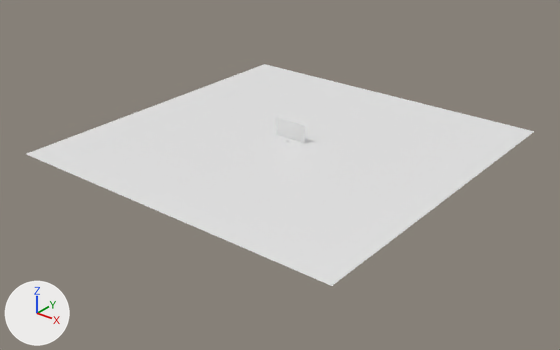
One commit to the Blender file boombox.blend: the scene before it, then after it.
Before and after are seen from a camera (50 mm lens) standing at (243.0, -311.0, 171.0) and looking at (2.0, -9.0, -16.0). Lighting does not change. The marker at lower left points along +X, +Y and +Z.
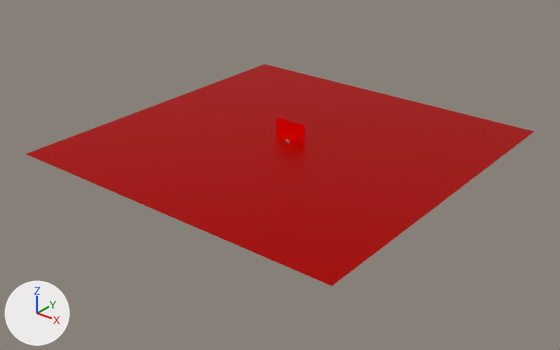
Changed parts and their boxes [x1, y1, x2, y2] in the pictures (560 x 350 px):
'Plane', recoloured (white to red)
    both: [26, 64, 535, 286]
'Plane.001', recoloured (white to red)
    both: [276, 117, 305, 143]

Edits to the bpy script that builds the scene:
```text
Add mat_red:
    mat_red = principled_material('red')
    mat_red.base_color = (0.8, 0.00261, 0.0)  # red #e70900
    mat_red.metallic = 1.0
Change me_plane:
    where me_plane.from_pydata(...)  # 4 vertices, 1 face; spans x -1.0..1.0, y -1.0..1.0, z 0.0
    add me_plane.materials.append(mat_red)  # red #e70900
Change me_plane_001:
    where me_plane_001.from_pydata(...)  # 4 vertices, 1 face; spans x -1.0..1.0, y -1.0..1.0, z 0.0
    add me_plane_001.materials.append(mat_red)  # red #e70900
```
